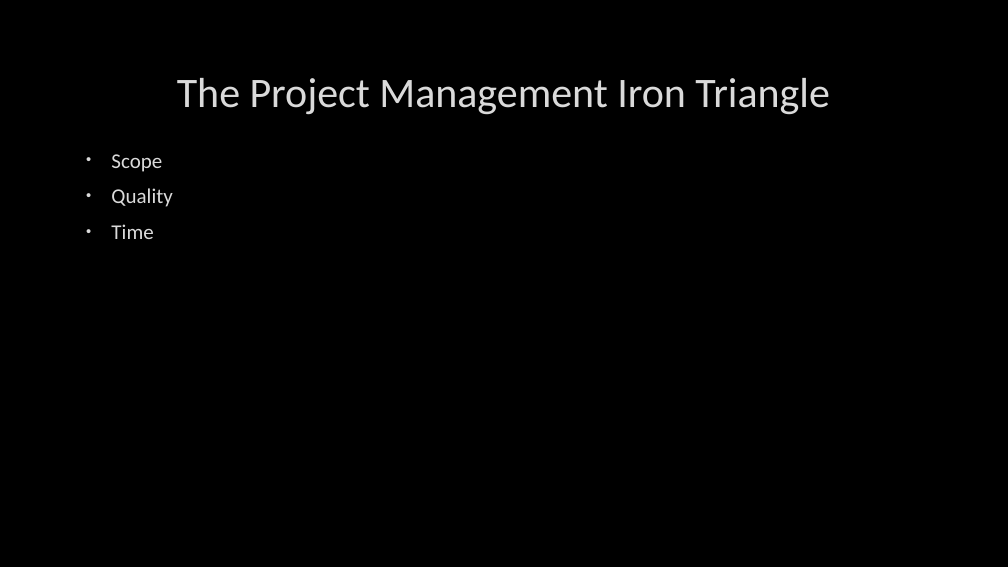
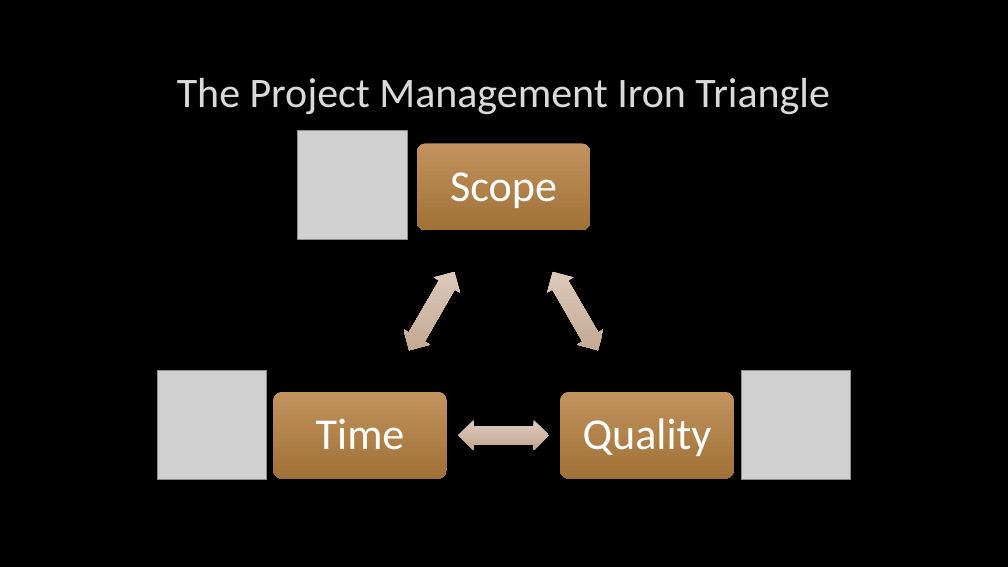
Before and after one commit to jugisahunk/presentations, a slide deck: slide 12 of tortoise-and-hare/tortoise-and-hare.pptx. Drawn at 1008x567 pixels with LibreOffice and Linux fonts; fonts in the diff are those of the drawing; grey boxes stand for pictures; background and template pictures are left out. Boxes give left, top, right and bottom in pixels: in the first picture for what was removed or moved away, otherwise in the second. Text is boxed around its words. In the diff, an @@ line names an element or a change of style, - is before the commit and + after.

Commit message:
up to slide 12 "Done"

```diff
--- a/tortoise-and-hare/tortoise-and-hare.pptx
+++ b/tortoise-and-hare/tortoise-and-hare.pptx
@@ picture added at box(298, 131, 407, 240) @@
@@ text removed at box(111, 154, 172, 239) @@
-• Scope
-• Quality
-• Time
@@ group added at box(273, 144, 734, 479): 3 rounded rectangles, 3 texts, 3 left right arrows @@
+Scope
+Quality
+Time
@@ picture added at box(157, 371, 266, 479) @@
@@ picture added at box(742, 371, 851, 479) @@
```
Also in this commit, not shown: 7 other slides changed, 3 other files.
